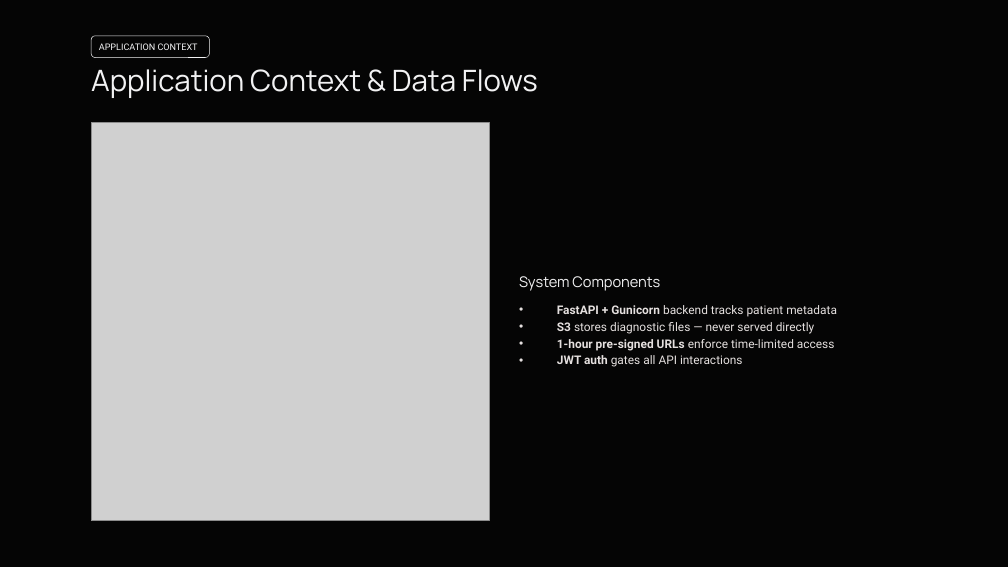
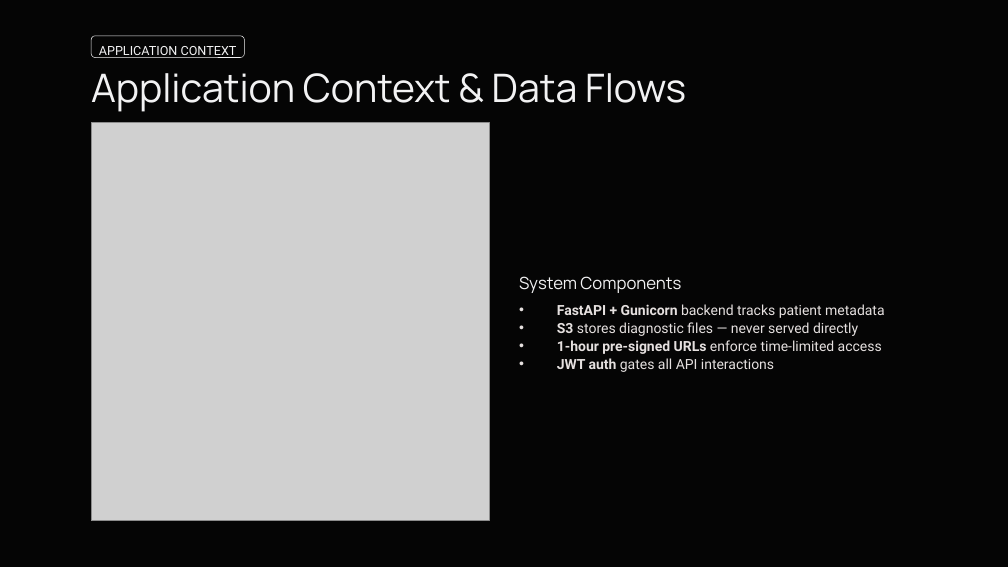
Before and after one commit to rnld101/patient-mngt-v2, a slide deck: slide 2 of docs/presentation/Infrastructure-and-Terraform-Architecture-Review.pptx. Drawn at 1008x567 pixels with LibreOffice and Linux fonts; fonts in the diff are those of the drawing; grey boxes stand for pictures; background and template pictures are left out. Boxes give left, top, right and bottom in pixels: in the first picture for what was removed or moved away, otherwise in the second. Text is boxed around its words. In the diff, an @@ line names an element or a change of style, - is before the commit and + after.

```diff
--- a/docs/presentation/Infrastructure-and-Terraform-Architecture-Review.pptx
+++ b/docs/presentation/Infrastructure-and-Terraform-Architecture-Review.pptx
@@ rounded rectangle: place and size @@
-rounded rectangle at [91, 36, 209, 58]
+rounded rectangle at [91, 36, 244, 58]
@@ text "APPLICATION CONTEXT" at [99, 46, 237, 58]: size 6.5 to 9 pt @@
@@ text "Application Context & Data Flows" at [91, 73, 686, 112]: size 21 to 28 pt @@
@@ text "System Components" at [519, 276, 681, 293]: size 10.5 to 12 pt @@
@@ text "FastAPI + Gunicorn backend tracks ..." at [557, 304, 884, 372]: size 8.5 to 10 pt; line spacing 1.18 to 1.08 @@
```
Also in this commit, not shown: 3 other slides changed.
